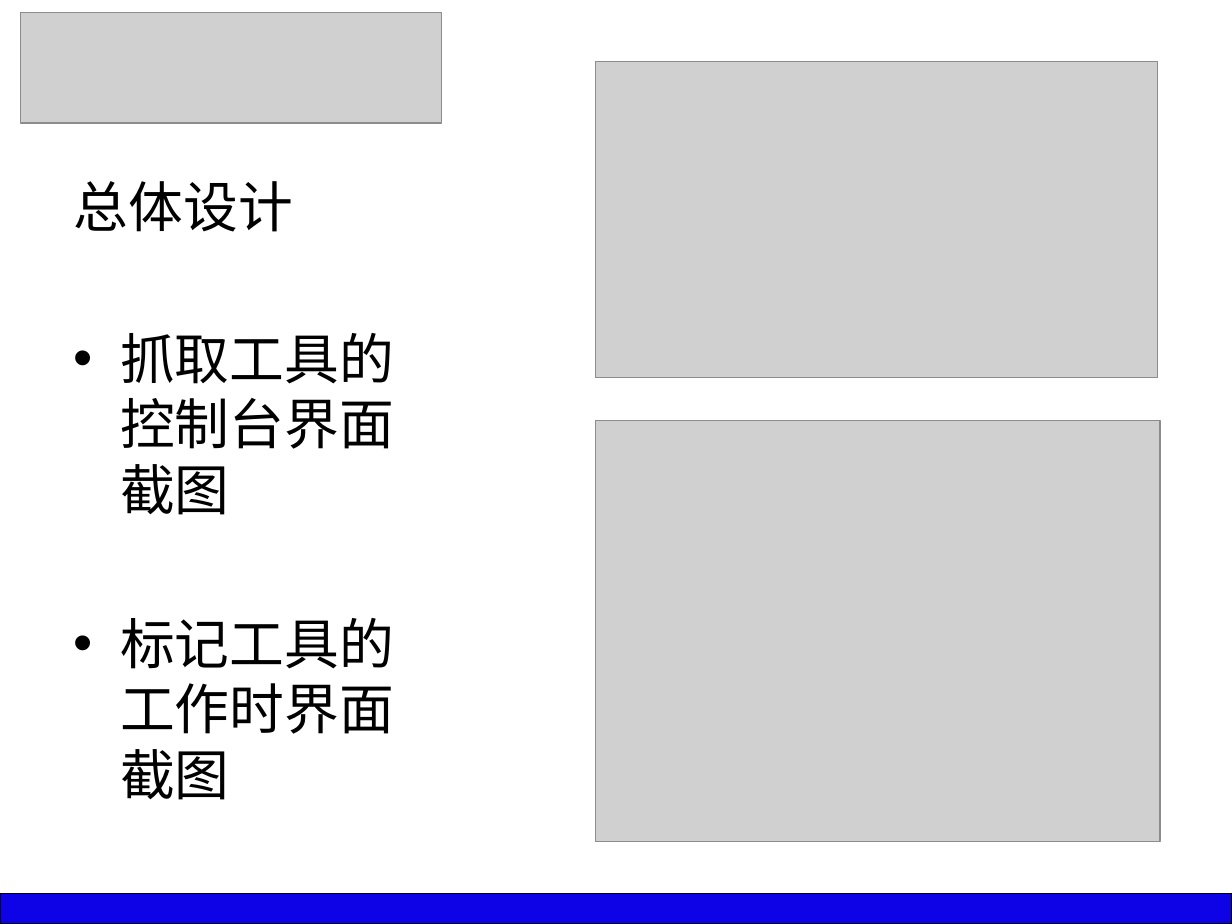
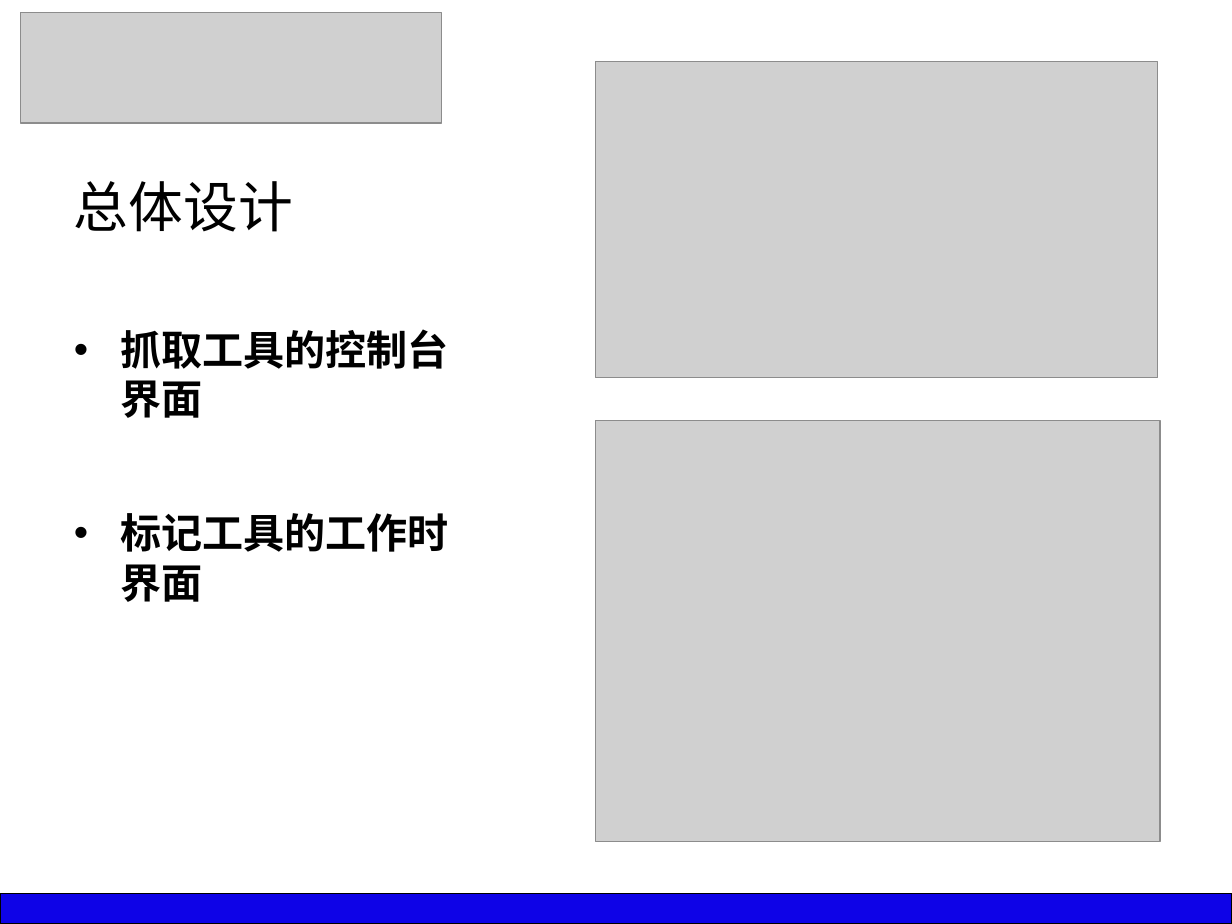
Before and after one commit to silver6wings/WeiboFilter, a slide deck: slide 8 of _Paper/GS11211B8 于俊超 毕业答辩PPT.pptx (slide 9 before the commit). Drawn at 1232x924 pixels with LibreOffice and Linux fonts; fonts in the diff are those of the drawing; grey boxes stand for pictures. Boxes give left, top, right and bottom in pixels: in the first picture for what was removed or moved away, otherwise in the second. Text is boxed around its words. In the diff, an @@ line names an element or a change of style, - is before the commit and + after.

```diff
--- a/_Paper/GS11211B8 于俊超 毕业答辩PPT.pptx
+++ b/_Paper/GS11211B8 于俊超 毕业答辩PPT.pptx
@@ text at box(120, 329, 449, 602): text changed; size 32 to 24 pt; font Calibri to Noto Sans CJK SC; bold on @@
-• 抓取工具的控制台界面截图
-• 标记工具的工作时界面截图
+• 抓取工具的控制台界面
+• 标记工具的工作时界面
```
Also in this commit, not shown: 13 other slides changed, 2 other files.
